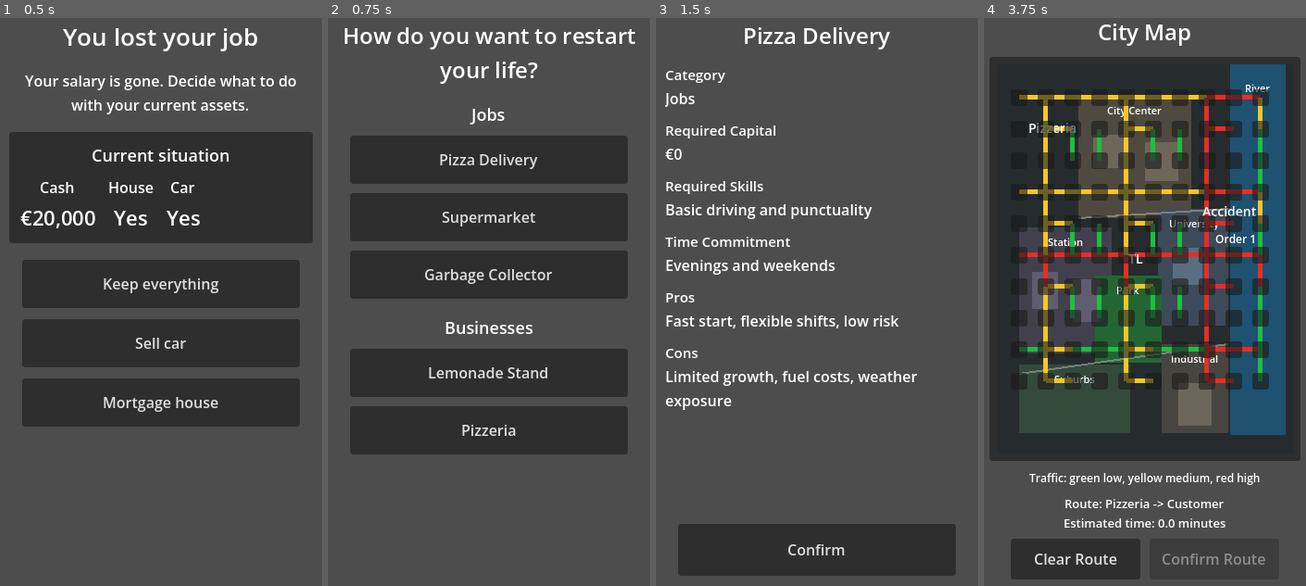
Above: before the commit, frames 1-4 (left to right).
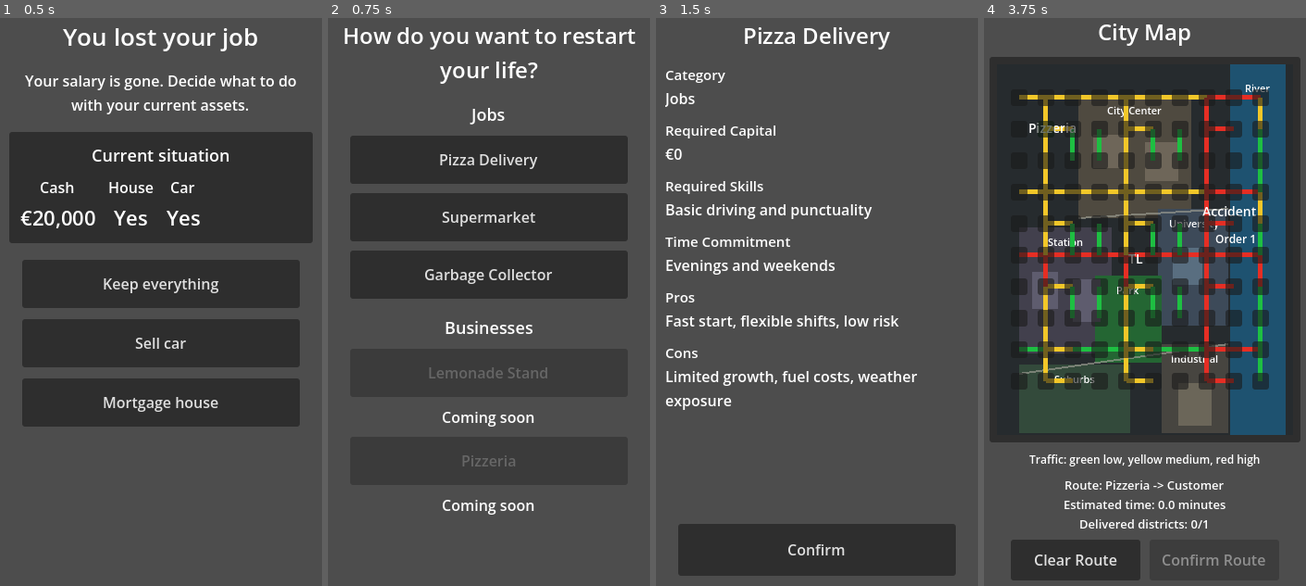
Above: after the commit, the same moments.

Repository: bubushen/project-ceo
Game: Godot game, scene res://main.tscn
Two runs of this game, one before a commit and one after it. Both use one fixed random seed, a clock stepped at 60 frames per second and the inputs below.
Inputs:
- Up to frame 1 (0.5 s): no input
- Up to frame 2 (0.75 s): click "Keep everything" at 0.5 s
- Up to frame 3 (1.5 s): click "Pizza Delivery" at 1.25 s
- Up to frame 4 (3.75 s): click "Confirm" at 2 s; click "Order 1" at 2.75 s; click "Start Delivery" at 3.5 s

Frame 1 is identical in both runs. In frame 2, 5.2% of the frame differs, in the area x 6-94%, y 61-88%; in frame 3, nothing differs; in frame 4, 5.6%, in the area x 1-99%, y 74-100%.

Commit message:
fix: require delivery routes to reach customers

Diff:
--- a/UI/career_selection/career_selection.gd
+++ b/UI/career_selection/career_selection.gd
@@ -61,7 +61,9 @@
 @onready var _supermarket_button: Button = %SupermarketButton
 @onready var _garbage_collector_button: Button = %GarbageCollectorButton
 @onready var _lemonade_stand_button: Button = %LemonadeStandButton
+@onready var _lemonade_stand_reason_label: Label = %LemonadeStandReasonLabel
 @onready var _pizzeria_button: Button = %PizzeriaButton
+@onready var _pizzeria_reason_label: Label = %PizzeriaReasonLabel
 
 
 func _ready() -> void:
@@ -88,10 +90,20 @@
 	_pizza_delivery_button.disabled = not pizza_delivery_available
 	_pizza_delivery_button.modulate = Color.WHITE if pizza_delivery_available else Color(0.65, 0.65, 0.65, 1.0)
 	_pizza_delivery_reason_label.visible = not pizza_delivery_available
+	_set_coming_soon_state(_lemonade_stand_button, _lemonade_stand_reason_label)
+	_set_coming_soon_state(_pizzeria_button, _pizzeria_reason_label)
 
 
 func _is_career_available(career_id: String) -> bool:
 	if career_id == "pizza_delivery":
 		return Player.owns_car
+	if career_id == "lemonade_stand" or career_id == "pizzeria":
+		return false
 
 	return true
+
+
+func _set_coming_soon_state(button: Button, reason_label: Label) -> void:
+	button.disabled = true
+	button.modulate = Color(0.65, 0.65, 0.65, 1.0)
+	reason_label.visible = true
--- a/UI/career_selection/career_selection.tscn
+++ b/UI/career_selection/career_selection.tscn
@@ -95,9 +95,23 @@
 size_flags_horizontal = 4
 text = "Lemonade Stand"
 
+[node name="LemonadeStandReasonLabel" type="Label" parent="MarginContainer/ScrollContainer/VBoxContainer/BusinessesPanel"]
+unique_name_in_owner = true
+layout_mode = 2
+text = "Coming soon"
+horizontal_alignment = 1
+visible = false
+
 [node name="PizzeriaButton" type="Button" parent="MarginContainer/ScrollContainer/VBoxContainer/BusinessesPanel"]
 unique_name_in_owner = true
 custom_minimum_size = Vector2(300, 52)
 layout_mode = 2
 size_flags_horizontal = 4
 text = "Pizzeria"
+
+[node name="PizzeriaReasonLabel" type="Label" parent="MarginContainer/ScrollContainer/VBoxContainer/BusinessesPanel"]
+unique_name_in_owner = true
+layout_mode = 2
+text = "Coming soon"
+horizontal_alignment = 1
+visible = false
--- a/UI/city_map/city_map.gd
+++ b/UI/city_map/city_map.gd
@@ -29,6 +29,14 @@
 	"University": Vector2(226, 176),
 	"Industrial Area": Vector2(226, 310),
 	"Suburbs": Vector2(82, 344),
+}
+
+const CUSTOMER_DELIVERY_NODES := {
+	"City Center": "Node 5-3",
+	"Station": "Node 2-6",
+	"University": "Node 8-5",
+	"Industrial Area": "Node 8-9",
+	"Suburbs": "Node 3-10",
 }
 
 @onready var _road_layer: Control = %RoadLayer
@@ -279,6 +287,10 @@
 		route_text,
 		_calculate_route_time(),
 	]
+	_route_label.text += "\nDelivered districts: %d/%d" % [
+		_delivered_district_count(),
+		_required_delivery_districts().size(),
+	]
 
 
 func _refresh_route_controls() -> void:
@@ -286,7 +298,49 @@
 
 
 func _can_confirm_route() -> bool:
-	return _selected_route_nodes.size() >= 2 and not _selected_orders.is_empty() and Player.can_work_shift()
+	return (
+		_selected_route_nodes.size() >= 2
+		and not _selected_orders.is_empty()
+		and Player.can_work_shift()
+		and _route_reaches_all_delivery_nodes()
+	)
+
+
+func _route_reaches_all_delivery_nodes() -> bool:
+	var required_districts: Array = _required_delivery_districts()
+	if required_districts.is_empty():
+		return false
+
+	for district in required_districts:
+		var district_name: String = str(district)
+		var delivery_node: String = str(CUSTOMER_DELIVERY_NODES[district_name])
+		if not _selected_route_nodes.has(delivery_node):
+			return false
+
+	return true
+
+
+func _delivered_district_count() -> int:
+	var delivered_count := 0
+	for district in _required_delivery_districts():
+		var district_name: String = str(district)
+		var delivery_node: String = str(CUSTOMER_DELIVERY_NODES[district_name])
+		if _selected_route_nodes.has(delivery_node):
+			delivered_count += 1
+
+	return delivered_count
+
+
+func _required_delivery_districts() -> Array:
+	var required_districts: Array = []
+	for order in _selected_orders:
+		if order is Dictionary:
+			var order_data: Dictionary = order as Dictionary
+			var district_name: String = str(order_data.get("district", ""))
+			if CUSTOMER_DELIVERY_NODES.has(district_name) and not required_districts.has(district_name):
+				required_districts.append(district_name)
+
+	return required_districts
 
 
 func _calculate_delivery_result() -> Dictionary:
--- a/core/simulation_time.gd
+++ b/core/simulation_time.gd
@@ -19,7 +19,7 @@
 	X5 = 5,
 }
 
-## Emitted at the start of each new in-game day, before the calendar increments.
+## Emitted after the calendar advances to the new in-game day.
 ## Payload matches ARCHITECTURE.md: day and month (year included for disambiguation).
 signal day_advanced(day: int, month: int, year: int)
 
